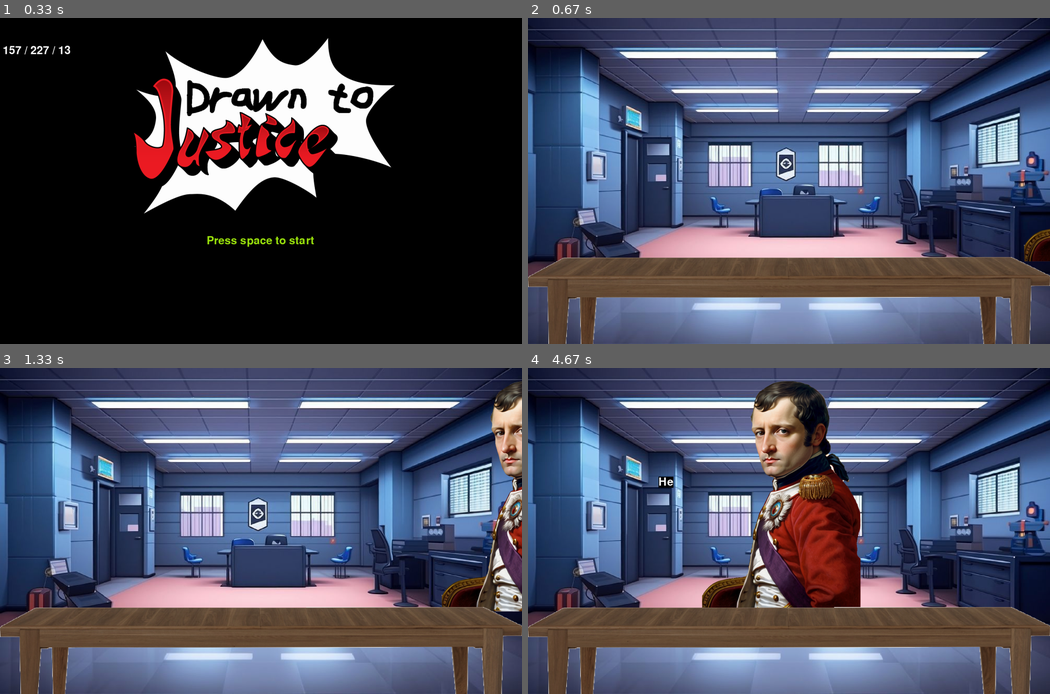
Above: before the commit, frames 1-4 (two rows, left to right).
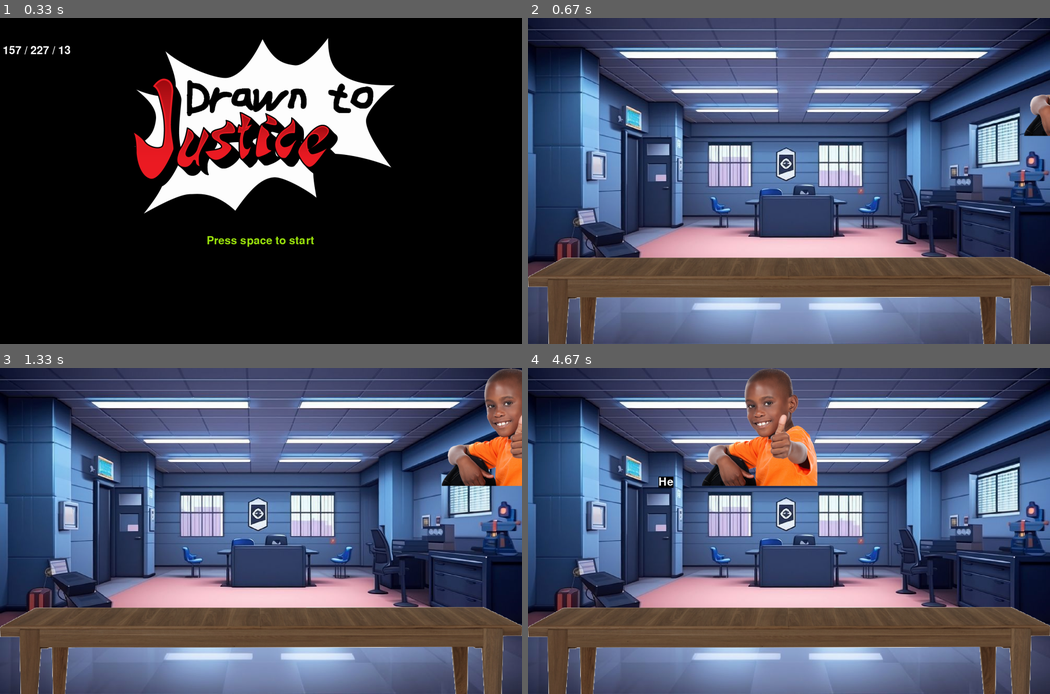
Above: after the commit, the same moments.

Repository: ICaPiCo/policeGame
Game: pygame game, started from main.py
The game is run twice, just before and just after one commit, with the same random seed, the same clock (stepped at 60 frames per second) and the same inputs.
Inputs:
- Up to frame 1 (0.33 s): no input
- Up to frame 2 (0.67 s): tap Space at 0.33 s
- Up to frame 3 (1.33 s): no input
- Up to frame 4 (4.67 s): no input

Frame 1 is identical in both runs. In frame 2, 0.9% of the frame differs, in the area x 95-100%, y 23-75%; in frame 3, 6.0%; in frame 4, 14%, in the area x 33-64%, y 0-74%.

Commit message:
Working drawing but the chracter is not shown (bit problematic)

Diff:
--- a/main.py
+++ b/main.py
@@ -44,7 +44,7 @@
 
 #IMAGES
 logo = pygame.image.load("images/logo.png")
-testimony = pygame.image.load("images/testimonials/napoleon.png")
+testimony = load_random_image("images/testimonials")
 background = pygame.image.load("images/background.jpg")
 background = pygame.transform.scale(background, (SCREEN_WIDTH,SCREEN_HEIGHT))
 table = pygame.image.load("images/table.png")
@@ -81,7 +81,6 @@
     pygame.draw.rect(screen, BLACK, button_size_down)
     screen.blit(font.render("+", True, WHITE), (670, 230))
     screen.blit(font.render("-", True, WHITE), (670, 290))
-
 
 
 running = True
@@ -134,34 +133,48 @@
         time.sleep(randint(1,10)/200)
         pygame.display.flip()
 
+    # Create canvas once before entering the drawing loop
     canvas = pygame.Surface((CANVAS_WIDTH, CANVAS_HEIGHT))
     canvas.fill(WHITE)
-    canvas.blit(canvas,(CANVAS_WIDTH, CANVAS_HEIGHT))
+
+    # Draw initial canvas and UI
+    screen.blit(canvas, (screenX, screenY))
+    drawButtons()
     pygame.display.flip()
 
+    # Drawing loop
     while drawing:
-        if drawing == True:
-            for event in pygame.event.get():
-                if event.type == pygame.MOUSEBUTTONDOWN:
-                    x, y = event.pos
-                    if button_color_black.collidepoint(x, y):
-                        brush_color = BLACK
-                    elif button_color_white.collidepoint(x, y):
-                        brush_color = WHITE
-                    elif button_size_up.collidepoint(x, y):
-                        brush_size = min(20, brush_size + 2)
-                    elif button_size_down.collidepoint(x, y):
-                        brush_size = max(2, brush_size - 2)
-                    elif screenX <= x <= screenX + CANVAS_WIDTH and screenY <= y <= screenY + CANVAS_HEIGHT:
-                        drawing = True
-                elif event.type == pygame.MOUSEBUTTONUP:
-                    drawing = False
-                elif event.type == pygame.MOUSEMOTION and drawing:
-                    x, y = event.pos
-                    if screenX <= x <= screenX + CANVAS_WIDTH and screenY <= y <= screenY + CANVAS_HEIGHT:
-                        pygame.draw.circle(canvas, brush_color, (x - screenX, y - screenY), brush_size)
-            pygame.display.flip()
+        for event in pygame.event.get():
+            if event.type == pygame.QUIT:
+                drawing = False
+                running = False
+            elif event.type == pygame.KEYDOWN:
+                if event.key == pygame.K_ESCAPE:
+                    drawing = False  # Exit the drawing loop
+            elif event.type == pygame.MOUSEBUTTONDOWN:
+                x, y = event.pos
+                if button_color_black.collidepoint(x, y):
+                    brush_color = BLACK
+                elif button_color_white.collidepoint(x, y):
+                    brush_color = WHITE
+                elif button_size_up.collidepoint(x, y):
+                    brush_size = min(20, brush_size + 2)
+                elif button_size_down.collidepoint(x, y):
+                    brush_size = max(2, brush_size - 2)
+            elif event.type == pygame.MOUSEMOTION and pygame.mouse.get_pressed()[0]:
+                x, y = event.pos
+                if screenX <= x <= screenX + CANVAS_WIDTH and screenY <= y <= screenY + CANVAS_HEIGHT:
+                    pygame.draw.circle(canvas, brush_color, (x - screenX, y - screenY), brush_size)
+
+        # Redraw the background, canvas, and buttons every frame
+        drawBackground()
+        drawImage(table, 0, SCREEN_HEIGHT/2)
+        screen.blit(canvas, (screenX, screenY))
         drawButtons()
+
+        # Update the display
+        pygame.display.flip()
+        clock.tick(60)  # Limit to 60 FPS
 
     #while genration:
     #while selecting:
